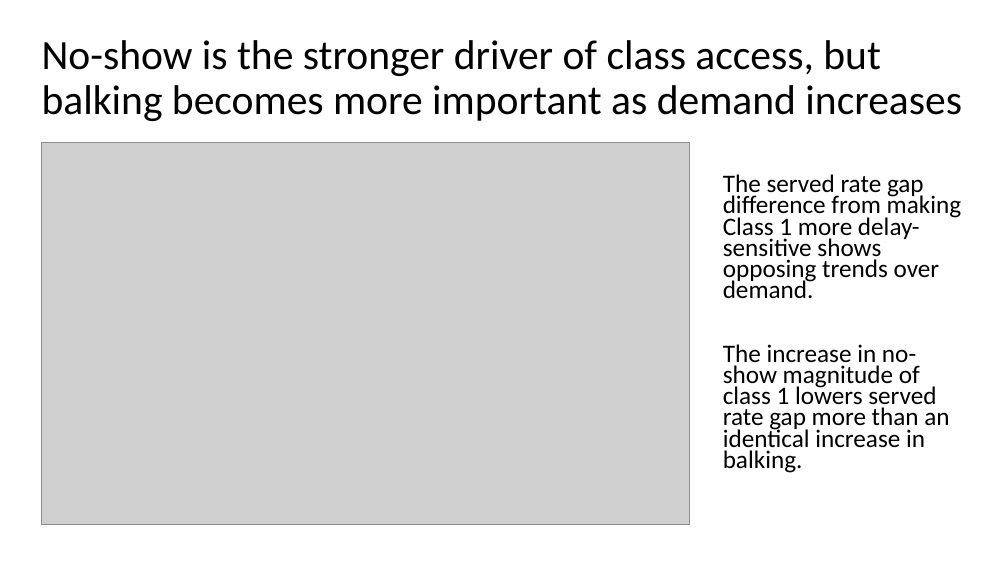
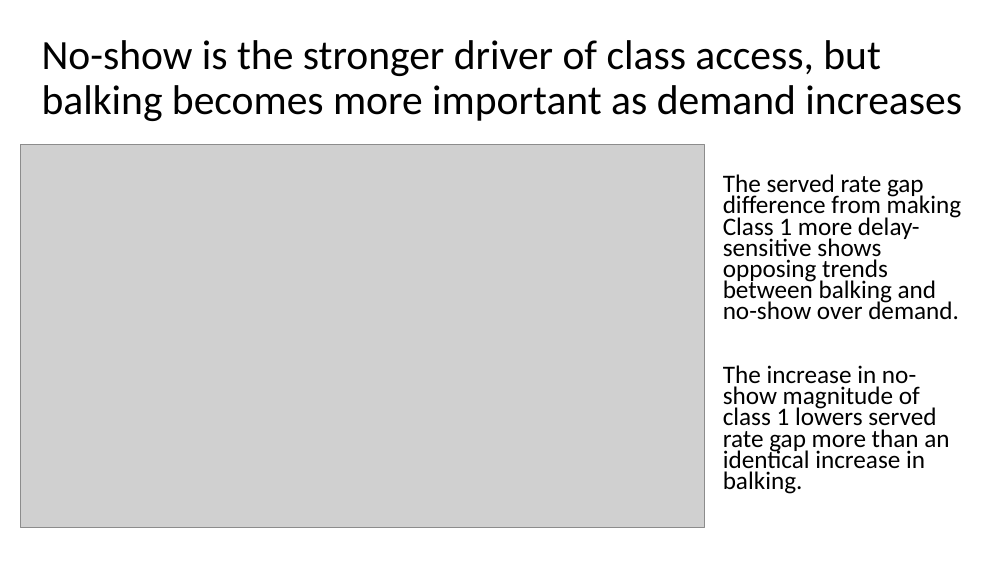
Before and after one commit to YcartXin/CUIMC-Appointment-Simulation, a slide deck: slide 9 of presentation/FCFS Presentation.pptx. Drawn at 1008x567 pixels with LibreOffice and Linux fonts; fonts in the diff are those of the drawing; grey boxes stand for pictures. Boxes give left, top, right and bottom in pixels: in the first picture for what was removed or moved away, otherwise in the second. Text is boxed around its words. In the diff, an @@ line names an element or a change of style, - is before the commit and + after.

```diff
--- a/presentation/FCFS Presentation.pptx
+++ b/presentation/FCFS Presentation.pptx
@@ picture: place and size @@
-picture at <box>42,143,690,525</box>
+picture at <box>20,144,705,528</box>
@@ text at <box>723,174,961,320</box>: text changed @@
-The served rate gap difference from making Class 1 more delay-sensitive shows opposing trends over demand.
+The served rate gap difference from making Class 1 more delay-sensitive shows opposing trends between balking and no-show over demand.
```
Also in this commit, not shown: 6 other slides changed, 5 slides added, 18 other files.
